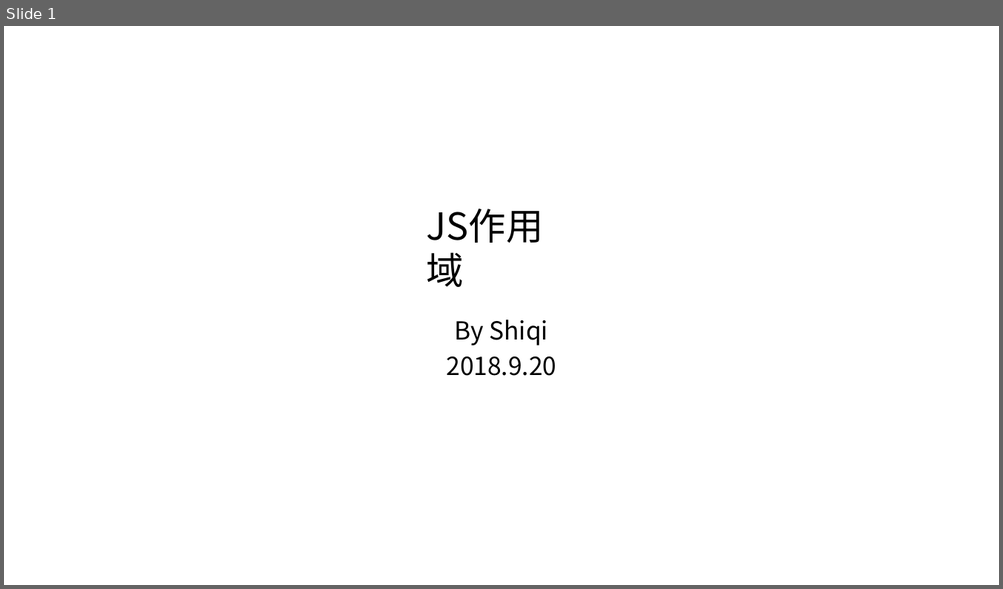
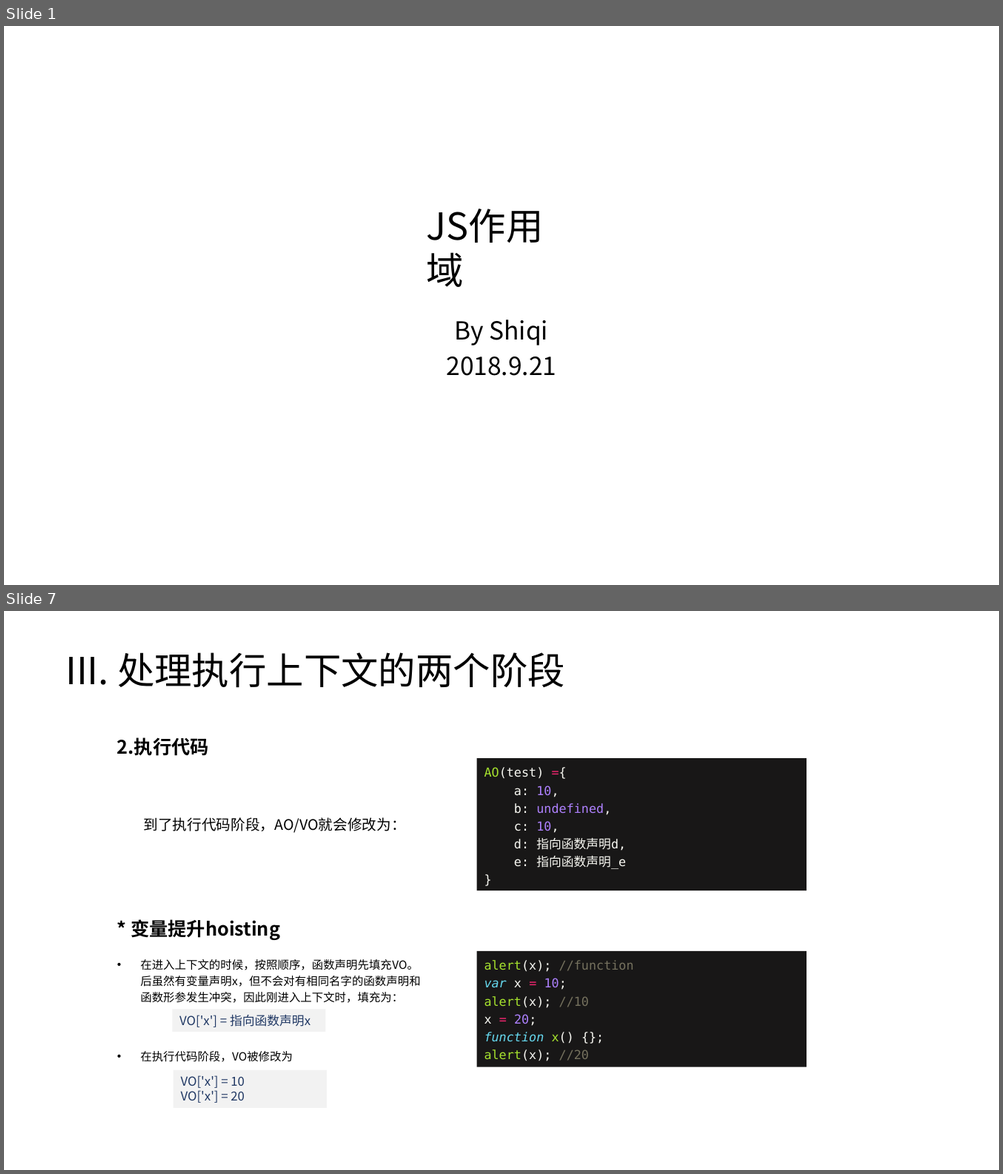
Before and after one commit to timeless15/timeless15.github.io, a slide deck: scope.pptx. Shown one above the other, each under a label of ours: slide 1 before the commit, slides 1 and 7 after it; the slides between them are not shown. The pictures are 1003x589 and 1003x1174 pixels, drawn with LibreOffice and Linux fonts; fonts in the diff are those of the drawing. Boxes give left, top, right and bottom in pixels: in the first picture for what was removed or moved away, otherwise in the second. Text is boxed around its words. In the diff, an @@ line names an element or a change of style, - is before the commit and + after.

```diff
--- a/scope.pptx
+++ b/scope.pptx
@@ slide 7 added at [4, 611, 999, 1170], background #FFFFFF @@
@@ text added at [65, 652, 565, 688], 36 pt, text #000000 @@
+III. 处理执行上下文的两个阶段
@@ text added at [117, 738, 209, 756], 18 pt, text #000000, bold @@
+2.执行代码
@@ rectangle added at [477, 759, 807, 891], fill #181717, 12 pt, text #F8F8F2 @@
+AO(test) ={
+a: 10,
+b: undefined,
+c: 10,
+d: 指向函数声明d,
+e: 指向函数声明_e
+}
@@ text added at [144, 817, 406, 833], 14 pt, text #000000 @@
+到了执行代码阶段，AO/VO就会修改为：
@@ text added at [131, 920, 280, 940], 18 pt, text #000000, bold @@
+* 变量提升hoisting
@@ text added at [140, 960, 420, 1003], 11 pt, text #000000 @@
+• 在进入上下文的时候，按照顺序，函数声明先填充VO。后虽然有变量声明x，但不会对有相同名字的函数声明和函数形参发生冲突，因此刚进入上下文时，填充为：
@@ rectangle added at [477, 951, 807, 1068], fill #181717, 12 pt, text #F8F8F2 @@
+alert(x); //function
+var x = 10;
+alert(x); //10
+x = 20;
+function x() {};
+alert(x); //20
@@ rectangle added at [173, 1009, 327, 1032], fill #F2F2F2, 12 pt, text #203864 @@
+VO['x'] = 指向函数声明x
@@ text added at [140, 1051, 293, 1062], 11 pt, text #000000 @@
+• 在执行代码阶段，VO被修改为
@@ rectangle added at [173, 1071, 327, 1108], fill #F2F2F2, 12 pt, text #203864 @@
+VO['x'] = 10
+VO['x'] = 20
@@ slide 1 changed as well @@
@@ text at [446, 357, 556, 376]: text changed @@
-2018.9.20
+2018.9.21
```
Also in this commit, not shown: 4 other slides changed, 9 other slides added, 1 slide removed, 8 other files.
